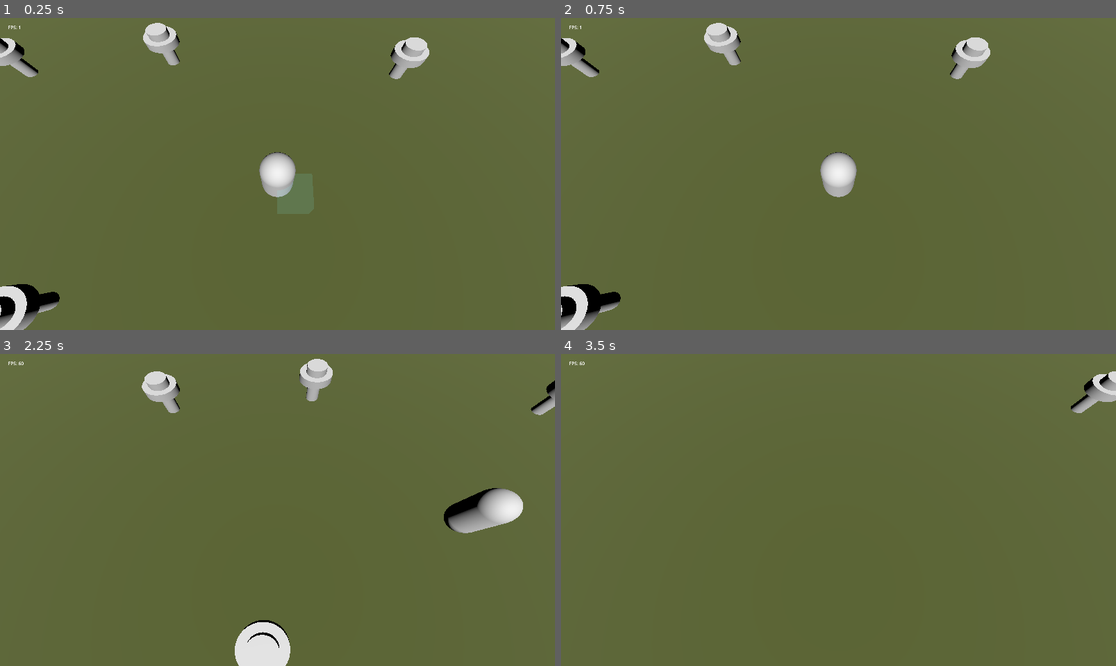
Above: before the commit, frames 1-4 (two rows, left to right).
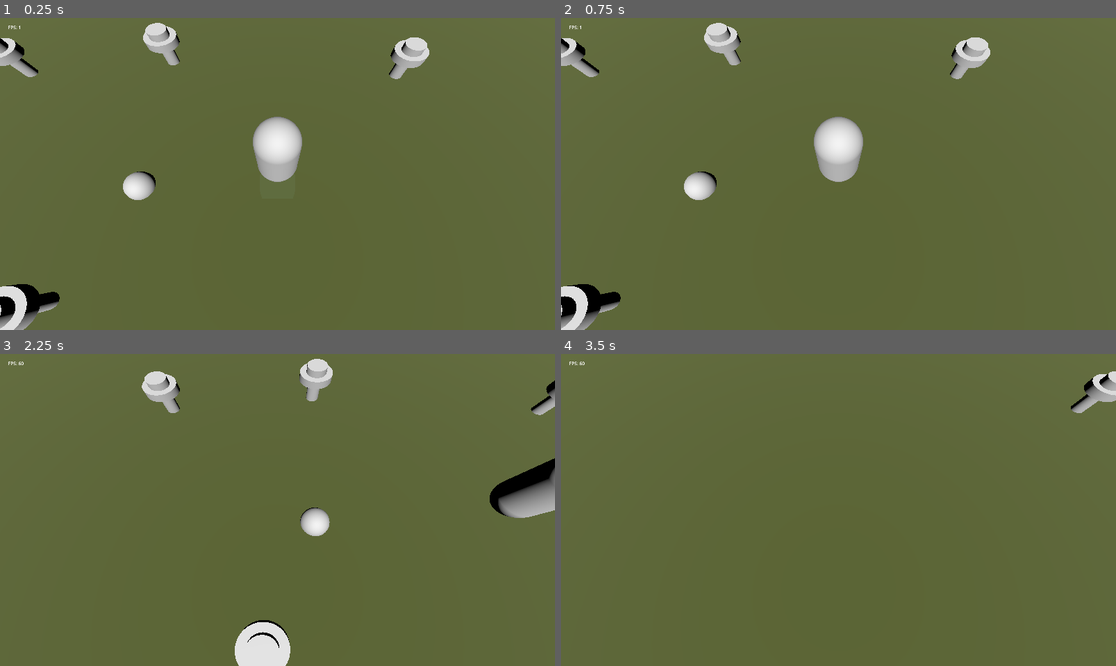
Above: after the commit, the same moments.

Repository: adamsocki/rafah_godot
Game: Godot game, scene res://node_3d.tscn
Same seed, same stepped clock (60 frames per second), same inputs: the game is played once before the commit and once after it.
Inputs (mouse positions are in pixels of both pictures, inside the frame that each line leads up to):
- Up to frame 1 (0.25 s): no input
- Up to frame 2 (0.75 s): tap Enter (ui_accept) at 0.5 s; move the mouse to (960, 158) at 0.52 s; press the mouse at (960, 158) at 0.53 s; hold Right (ui_right) from 0.53 s (still down)
- Up to frame 3 (2.25 s): tap Enter (ui_accept) at 0.77, 0.8, 1.07, 1.25, 1.35, 1.52, 1.82, 2 s; move the mouse to (166, 525) at 1.27 s; release Right (ui_right) at 1.28 s; release the mouse at (166, 525) at 1.28 s; hold Down (ui_down) 1.28-2.03 s; click (166, 525) at 1.55 s; move the mouse to (333, 441) at 2.02 s; hold Right (ui_right) from 2.03 s (still down); hold A (key_a) from 2.03 s (still down)
- Up to frame 4 (3.5 s): tap Enter (ui_accept) at 2.3, 3.02, 3.32 s; move the mouse to (810, 572) at 2.77 s; release Right (ui_right) at 2.78 s; release A (key_a) at 2.78 s; hold Up (ui_up) from 2.78 s (still down); tap D (key_d) at 2.85 s; click (810, 572) at 3.05 s

The runs differ from the first frame. In frame 1, 2.1% of the frame differs, in the area x 22-55%, y 31-59%; in frame 2, 2.1%; in frame 3, 2.9%, in the area x 54-100%, y 33-59%; in frame 4, nothing differs.

Commit message:
sync

Diff:
--- a/PlayerManager.gd
+++ b/PlayerManager.gd
@@ -5,6 +5,7 @@
 var cameraZoomSpeed = 10
 
 #var player
+
 
 
 signal UpdatedPlayerPostion(newPosition)
--- a/SelectionRectangle.gd
+++ b/SelectionRectangle.gd
@@ -13,17 +13,8 @@
 	$ColorRect.size = Vector2.ZERO
 	visible = false
 
-func _physics_process(delta):
-
-
-	pass
-
 
 func UpdateSelectionRectangle_Logic(delta):
-
-
-
-
 	if Input.is_action_pressed("mouse_left"):
 		if (!isDrawing):
 			startingBoxPosition = get_local_mouse_position()
--- /dev/null
+++ b/building.tscn
@@ -0,0 +1,8 @@
+[gd_scene load_steps=2 format=3 uid="uid://cnfncfxyhd8vr"]
+
+[sub_resource type="SphereMesh" id="SphereMesh_4q6qu"]
+
+[node name="Building" type="Node3D"]
+
+[node name="MeshInstance3D" type="MeshInstance3D" parent="."]
+mesh = SubResource("SphereMesh_4q6qu")
--- a/game_manager.tscn
+++ b/game_manager.tscn
@@ -11,6 +11,7 @@
 [node name="PlayerManager" parent="." instance=ExtResource("2_agxi0")]
 
 [node name="DebugManager" parent="." instance=ExtResource("3_5ypgj")]
+vSync = false
 
 [node name="UIManager" parent="." instance=ExtResource("4_rlxub")]
 
--- a/node_3d.tscn
+++ b/node_3d.tscn
@@ -1,8 +1,9 @@
-[gd_scene load_steps=4 format=3 uid="uid://1op41o3163f3"]
+[gd_scene load_steps=5 format=3 uid="uid://1op41o3163f3"]
 
 [ext_resource type="PackedScene" uid="uid://dc03ce3ojjnc2" path="res://game_manager.tscn" id="1_ypfmg"]
 [ext_resource type="PackedScene" uid="uid://bobitufv7022a" path="res://terrain.tscn" id="2_taoif"]
 [ext_resource type="PackedScene" uid="uid://cfdtsuv0jbvqj" path="res://unit.tscn" id="3_wocw5"]
+[ext_resource type="PackedScene" uid="uid://cnfncfxyhd8vr" path="res://building.tscn" id="4_n2mn7"]
 
 [node name="Node3D" type="Node3D"]
 
@@ -11,3 +12,6 @@
 [node name="Terrain" parent="." instance=ExtResource("2_taoif")]
 
 [node name="Unit" parent="." instance=ExtResource("3_wocw5")]
+
+[node name="Building" parent="." instance=ExtResource("4_n2mn7")]
+transform = Transform3D(1, 0, 0, 0, 1, 0, 0, 0, 1, -4.7145, 0, 0)
--- a/player.gd
+++ b/player.gd
@@ -5,8 +5,13 @@
 signal setSelectorPosition(position)
 signal releaseSelector()
 
+
+
 var cameraRay : RayCast3D
 var camera : Camera3D
+
+var unitsUnderSelector = []
+
 
 # Called when the node enters the scene tree for the first time.
 func _ready():
@@ -20,25 +25,7 @@
 
 # Called every frame. 'delta' is the elapsed time since the previous frame.
 func _process(delta):
-	#print("camera Pos")
-	#print(camera.position)
-	#var mousePos = get_viewport().get_mouse_position()
-	#print ("mouse pos:")
-	#print(mousePos)
-	#var pos = camera.project_ray_origin(mousePos)
-	#print("project Pos:")
-	#print (pos)
-	#
-	#var nor = camera.project_ray_normal(mousePos)
-	#print("normal Pos:")
-	#print (nor)
-	#
-	#cameraRay.target_position = pos + nor * 2000
-	#print(cameraRay.target_position)
-	#print(cameraRay.get_collider())
 
-	#cameraRay.position =
-	#var camera = get_tree().root.get_camera_3d()
 	var spaceState = get_world_3d().direct_space_state
 	var mousePosition = get_viewport().get_mouse_position()
 
@@ -46,76 +33,29 @@
 	rayEnd = rayOrigin + camera.project_ray_normal(mousePosition) * 2000
 	var query = PhysicsRayQueryParameters3D.create(rayOrigin, rayEnd)
 	var intersection = spaceState.intersect_ray(query)
-	#print(intersection)
-	#var rayResults = get_world_3d().direct_space_state.intersect_shape(query)
 
 	if Input.is_action_pressed("mouse_left"):
-		var i = 0
-		#print("Count 1")
-		#print(i)
 		if intersection.has("position"):
-			#print(intersection["position"])
 			setSelectorPosition.emit(intersection["position"])
 
-		#if intersection.has("collider"):
-			#pass
-			#print(intersection["collider"])
-			#print(intersection["collider"].name)
-			#setSelectorPosition
-		#for result in intersection:
-			#i += 1
-
-
-
-		#print(rayResults["collider"])
-		#if (rayResults["collider"] == ):
 	if Input.is_action_just_released("mouse_left"):
 		releaseSelector.emit()
 
 
-
-
-
-	#var mouse_pos = get_viewport().get_mouse_position()
-	#var ray = get_world_3d().direct_space_state.intersect_ray(get_global_transform().origin,get_global_transform().origin + (get_viewport().get_camera().unproject(mouse_pos) - get_global_transform().origin).normalized() * 1000)
-	#if ray:
-		#var floor_position = ray.position
-		#var floor_normal = ray.normal
-		 ##Do something with the floor position and normal
-
-
-#func _physics_process(delta):
-	#var spaceState = get_world_3d().direct_space_state
-	#
-	#var mousePos = get_viewport().get_mouse_position()
-	##print(mousePos)
-	#var camera = get_tree().root.get_camera_3d()
-	#print(camera.position)
-	#var cameraRayOrigin = camera.project_ray_origin(mousePos)
-	#var cameraRayEnd = cameraRayOrigin + camera.project_ray_normal(mousePos) * 100
-	#var p : PhysicsRayQueryParameters3D  = PhysicsRayQueryParameters3D.new()
-	#p.create(cameraRayOrigin, cameraRayEnd)
-	##var collision = spaceState.intersect_ray(p)
-	#
-	##Returns a new, pre-configured PhysicsRayQueryParameters3D object. Use it to quickly create query parameters using the most common options.
-#
-	#var query = PhysicsRayQueryParameters3D.create(camera.position, camera.position + Vector3(0, -1000, 0))
-	#var collision = get_world_3d().direct_space_state.intersect_ray(query)
-#
-	#for i in range(collision.size()):
-		#var key = collision.keys()[i]
-		#var value = collision[key]
-		#print(value)
-		#if collision.has("position"):
-			##print("col:")
-			#print(collision["position"])
+func _on_player_manager_updated_player_postion(newPosition):
+	position += newPosition
 
 
 
 
+func _on_selector_box_add_unit_to_selection(unit):
+	unit.isUnderSelector = true
+	unitsUnderSelector.append(unit)
 
 
 
-func _on_player_manager_updated_player_postion(newPosition):
-	print(newPosition)
-	position += newPosition
+
+func _on_selector_box_remove_unit_to_selection(unit):
+	unit.isUnderSelector = false
+	var unitIndex = unitsUnderSelector.find(unit)
+	unitsUnderSelector.remove_at(unitIndex)
--- a/player_manager.tscn
+++ b/player_manager.tscn
@@ -1,8 +1,16 @@
-[gd_scene load_steps=4 format=3 uid="uid://p5l4ybkhwkhd"]
+[gd_scene load_steps=7 format=3 uid="uid://p5l4ybkhwkhd"]
 
 [ext_resource type="Script" path="res://PlayerManager.gd" id="1_8fra2"]
 [ext_resource type="Script" path="res://player.gd" id="2_fci14"]
-[ext_resource type="PackedScene" uid="uid://57rorq31rt8" path="res://selector_box.tscn" id="3_4442n"]
+[ext_resource type="Script" path="res://selector_box.gd" id="3_ef5vj"]
+
+[sub_resource type="BoxMesh" id="BoxMesh_edqj6"]
+
+[sub_resource type="StandardMaterial3D" id="StandardMaterial3D_iqgnc"]
+transparency = 1
+albedo_color = Color(0.466667, 1, 1, 0.0431373)
+
+[sub_resource type="BoxShape3D" id="BoxShape3D_55uog"]
 
 [node name="PlayerManager" type="Node"]
 script = ExtResource("1_8fra2")
@@ -19,8 +27,20 @@
 target_position = Vector3(0, 0, 0)
 debug_shape_thickness = 5
 
-[node name="SelectorBox" parent="player" instance=ExtResource("3_4442n")]
+[node name="SelectorBox" type="MeshInstance3D" parent="player"]
+mesh = SubResource("BoxMesh_edqj6")
+surface_material_override/0 = SubResource("StandardMaterial3D_iqgnc")
+script = ExtResource("3_ef5vj")
+
+[node name="Area3D" type="Area3D" parent="player/SelectorBox"]
+
+[node name="CollisionShape3D" type="CollisionShape3D" parent="player/SelectorBox/Area3D"]
+shape = SubResource("BoxShape3D_55uog")
 
 [connection signal="UpdatedPlayerPostion" from="." to="player" method="_on_player_manager_updated_player_postion"]
 [connection signal="releaseSelector" from="player" to="player/SelectorBox" method="_on_player_release_selector"]
 [connection signal="setSelectorPosition" from="player" to="player/SelectorBox" method="_on_player_set_selector_position"]
+[connection signal="AddUnitToSelection" from="player/SelectorBox" to="player" method="_on_selector_box_add_unit_to_selection"]
+[connection signal="RemoveUnitToSelection" from="player/SelectorBox" to="player" method="_on_selector_box_remove_unit_to_selection"]
+[connection signal="body_entered" from="player/SelectorBox/Area3D" to="player/SelectorBox" method="_on_area_3d_body_entered"]
+[connection signal="body_exited" from="player/SelectorBox/Area3D" to="player/SelectorBox" method="_on_area_3d_body_exited"]
--- a/selector_box.gd
+++ b/selector_box.gd
@@ -2,6 +2,9 @@
 
 var isSelecting = false
 var startingPosition = Vector3.ZERO
+
+signal AddUnitToSelection(unit)
+signal RemoveUnitToSelection(unit)
 
 # Called when the node enters the scene tree for the first time.
 func _ready():
@@ -33,4 +36,11 @@
 func _on_area_3d_body_entered(body):
 	print(body)
 	if body.name == "Unit":
+		RemoveUnitToSelection.emit(body)
 		print("HIT")
+
+func _on_area_3d_body_exited(body):
+	print(body)
+	if body.name == "Unit":
+		AddUnitToSelection.emit(body)
+		print("Out")
--- a/selector_box.tscn
+++ b/selector_box.tscn
@@ -18,9 +18,8 @@
 
 [node name="Area3D" type="Area3D" parent="."]
 
-[node name="StaticBody3D" type="StaticBody3D" parent="Area3D"]
-
 [node name="CollisionShape3D" type="CollisionShape3D" parent="Area3D"]
 shape = SubResource("BoxShape3D_q8fyo")
 
 [connection signal="body_entered" from="Area3D" to="." method="_on_area_3d_body_entered"]
+[connection signal="body_exited" from="Area3D" to="." method="_on_area_3d_body_exited"]
--- /dev/null
+++ b/unit.gd
@@ -0,0 +1,36 @@
+extends CharacterBody3D
+
+
+var isUnderSelector = false
+
+const SPEED = 5.0
+const JUMP_VELOCITY = 4.5
+
+# Get the gravity from the project settings to be synced with RigidBody nodes.
+var gravity = ProjectSettings.get_setting("physics/3d/default_gravity")
+
+
+
+
+func _physics_process(delta):
+	pass
+	## Add the gravity.
+	#if not is_on_floor():
+		#velocity.y -= gravity * delta
+#
+	## Handle jump.
+	#if Input.is_action_just_pressed("ui_accept") and is_on_floor():
+		#velocity.y = JUMP_VELOCITY
+#
+	## Get the input direction and handle the movement/deceleration.
+	## As good practice, you should replace UI actions with custom gameplay actions.
+	#var input_dir = Input.get_vector("ui_left", "ui_right", "ui_up", "ui_down")
+	#var direction = (transform.basis * Vector3(input_dir.x, 0, input_dir.y)).normalized()
+	#if direction:
+		#velocity.x = direction.x * SPEED
+		#velocity.z = direction.z * SPEED
+	#else:
+		#velocity.x = move_toward(velocity.x, 0, SPEED)
+		#velocity.z = move_toward(velocity.z, 0, SPEED)
+
+	move_and_slide()
--- a/unit.tscn
+++ b/unit.tscn
@@ -1,4 +1,6 @@
-[gd_scene load_steps=3 format=3 uid="uid://cfdtsuv0jbvqj"]
+[gd_scene load_steps=4 format=3 uid="uid://cfdtsuv0jbvqj"]
+
+[ext_resource type="Script" path="res://unit.gd" id="1_3foht"]
 
 [sub_resource type="CapsuleShape3D" id="CapsuleShape3D_k2qyq"]
 
@@ -6,6 +8,7 @@
 
 [node name="Unit" type="CharacterBody3D"]
 transform = Transform3D(1, 0, 0, 0, 1, 0, 0, 0, 1, 0, 1.00368, 0)
+script = ExtResource("1_3foht")
 
 [node name="CollisionShape3D" type="CollisionShape3D" parent="."]
 shape = SubResource("CapsuleShape3D_k2qyq")
